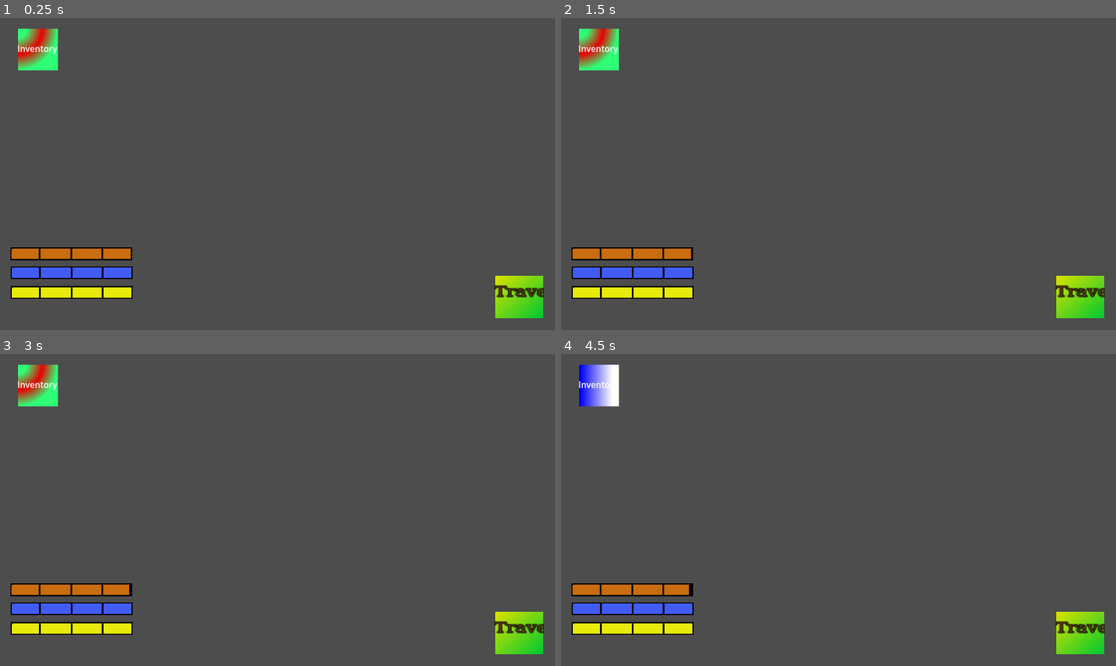
Above: before the commit, frames 1-4 (two rows, left to right).
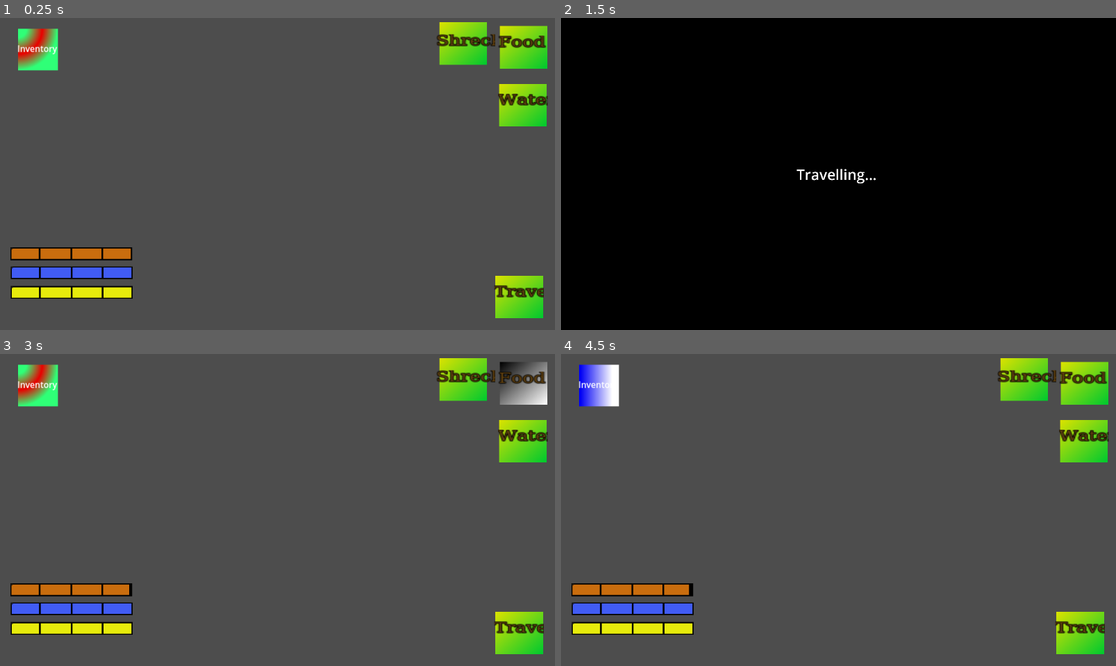
Above: after the commit, the same moments.

Repository: Peafowll/They-Left-Me
Game: Godot game, scene res://Objects/travel_mode.tscn
Two runs of this game, one before a commit and one after it. Both use one fixed random seed, a clock stepped at 60 frames per second and the inputs below.
Inputs (mouse positions are in pixels of both pictures, inside the frame that each line leads up to):
- Up to frame 1 (0.25 s): no input
- Up to frame 2 (1.5 s): click "Travel" at 0.5 s; click (1021, 42) at 1.25 s, where only the run after the commit has a clickable "Shreck"
- Up to frame 3 (3 s): click (521, 441) at 2 s, where only the run after the commit has a clickable "Water"; click (521, 382) at 2.75 s, where only the run after the commit has a clickable "Food"
- Up to frame 4 (4.5 s): click (572, 622) at 3.52 s; click "Inventory" at 4.25 s

The runs differ from the first frame. In frame 1, 3.6% of the frame differs, in the area x 78-99%, y 1-35%; in frame 2, 100%, in the area x 0-100%, y 0-100%; in frame 3, 3.4%; in frame 4, 3.6%.

Commit message:
Search Buttons Rudimentary

Diff:
--- a/Objects/location.gd
+++ b/Objects/location.gd
@@ -4,6 +4,6 @@
 @export var background_image : String #replace
 @export var background_noise : String #replace this
 @export var size : int
-@export_range(1,100) var no_loot_chance : int
-@export_range(1,100) var shelter_chance : int
+@export_range(1,100) var no_loot_chance : int # 1-100 (%)
+@export_range(1,100) var shelter_chance : int # 1-100 (%)
 @export var loot_table : LootTable
--- a/Objects/travel_mode.tscn
+++ b/Objects/travel_mode.tscn
@@ -97,6 +97,75 @@
 offset_right = 458.0
 offset_bottom = 838.0
 theme_override_styles/fill = SubResource("StyleBoxFlat_hyowb")
+
+[node name="SearchShelterButton" type="TextureButton" parent="UIUpdate"]
+offset_left = 1520.0
+offset_top = 15.0
+offset_right = 1595.0
+offset_bottom = 90.0
+scale = Vector2(2.1954, 1.96208)
+texture_normal = SubResource("GradientTexture2D_05maj")
+texture_hover = SubResource("GradientTexture2D_hyowb")
+
+[node name="RichTextLabel" type="RichTextLabel" parent="UIUpdate/SearchShelterButton"]
+layout_mode = 0
+offset_left = -5.01049
+offset_top = 21.4059
+offset_right = 45.9895
+offset_bottom = 44.4059
+scale = Vector2(1.82284, 1.51439)
+mouse_filter = 2
+theme = ExtResource("1_gyy25")
+text = "Shreck"
+scroll_active = false
+autowrap_mode = 0
+
+[node name="SearchWaterButton" type="TextureButton" parent="UIUpdate"]
+offset_left = 1727.0
+offset_top = 228.0
+offset_right = 1802.0
+offset_bottom = 303.0
+scale = Vector2(2.1954, 1.96208)
+texture_normal = SubResource("GradientTexture2D_05maj")
+texture_hover = SubResource("GradientTexture2D_hyowb")
+
+[node name="RichTextLabel" type="RichTextLabel" parent="UIUpdate/SearchWaterButton"]
+layout_mode = 0
+offset_left = -2.0
+offset_top = 17.0
+offset_right = 41.0
+offset_bottom = 40.0
+scale = Vector2(1.82284, 1.51439)
+mouse_filter = 2
+theme = ExtResource("1_gyy25")
+text = "Water
+"
+scroll_active = false
+autowrap_mode = 0
+
+[node name="SearchFoodButton" type="TextureButton" parent="UIUpdate"]
+offset_left = 1729.0
+offset_top = 28.0
+offset_right = 1804.0
+offset_bottom = 103.0
+scale = Vector2(2.1954, 1.96208)
+texture_normal = SubResource("GradientTexture2D_05maj")
+texture_hover = SubResource("GradientTexture2D_hyowb")
+
+[node name="RichTextLabel" type="RichTextLabel" parent="UIUpdate/SearchFoodButton"]
+layout_mode = 0
+offset_left = -2.0
+offset_top = 17.0
+offset_right = 41.0
+offset_bottom = 40.0
+scale = Vector2(1.82284, 1.51439)
+mouse_filter = 2
+theme = ExtResource("1_gyy25")
+text = "Food
+
+"
+scroll_active = false
+autowrap_mode = 0
 
 [node name="TravelButton" type="TextureButton" parent="."]
 offset_left = 1714.0
@@ -137,3 +206,32 @@
 mouse_filter = 2
 text = "Inventory"
 scroll_active = false
+
+[node name="TravelingTransition" type="CanvasLayer" parent="."]
+visible = false
+
+[node name="ColorRect" type="ColorRect" parent="TravelingTransition"]
+anchors_preset = 15
+anchor_right = 1.0
+anchor_bottom = 1.0
+grow_horizontal = 2
+grow_vertical = 2
+color = Color(0, 0, 0, 1)
+
+[node name="RichTextLabel" type="RichTextLabel" parent="TravelingTransition"]
+anchors_preset = 8
+anchor_left = 0.5
+anchor_top = 0.5
+anchor_right = 0.5
+anchor_bottom = 0.5
+offset_left = -145.0
+offset_top = -33.0
+offset_right = 145.0
+offset_bottom = 33.0
+grow_horizontal = 2
+grow_vertical = 2
+theme_override_font_sizes/normal_font_size = 50
+text = "Travelling..."
+scroll_active = false
+
+[connection signal="pressed" from="TravelButton" to="UIUpdate" method="_on_travel_button_pressed"]
--- a/Objects/ui_update.gd
+++ b/Objects/ui_update.gd
@@ -4,7 +4,30 @@
 @onready var thirst_bar: ProgressBar = $ThirstBar
 @onready var hunger_bar: ProgressBar = $HungerBar
 
-func _process(delta: float) -> void:
+@onready var canvas_layer = $"../TravelingTransition"
+
+#@onready var food_search_button : Button = $SearchFoodButton
+#@onready var water_search_button : Button = $SearchWaterButton
+#@onready var shelter_search_button : Button = $SearchShelterButton
+
+
+func _process(_delta: float) -> void:
 	energy_bar.value = Player.energy
 	hunger_bar.value = Player.hunger
 	thirst_bar.value = Player.thirst
+
+func _ready() -> void:
+	canvas_layer.visible = false
+	$SearchFoodButton.pressed.connect(func(): _on_search_button_pressed("food"))
+	$SearchWaterButton.pressed.connect(func(): _on_search_button_pressed("water"))
+	$SearchShelterButton.pressed.connect(func(): _on_search_button_pressed("shelter"))
+
+func _on_travel_button_pressed() -> void:
+	canvas_layer.visible = true
+	# Play footstep sound
+	await get_tree().create_timer(2).timeout
+	canvas_layer.visible = false
+
+func _on_search_button_pressed(tag : String):
+	print("Cauti " + str(tag))
+	World._search(tag)
